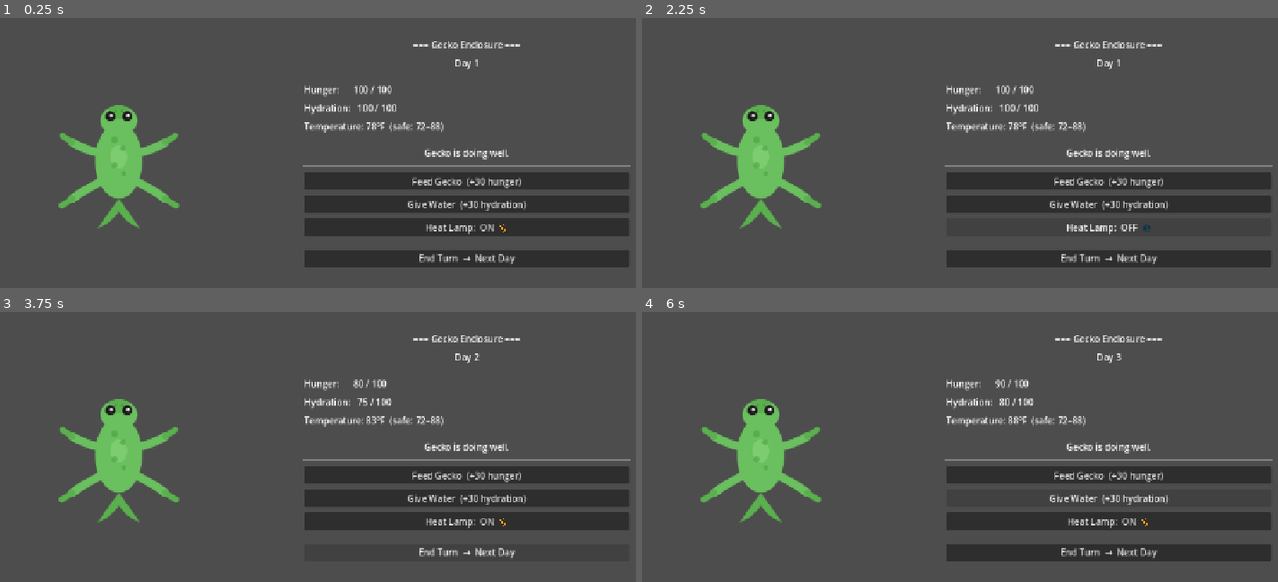
Above: before the commit, frames 1-4 (two rows, left to right).
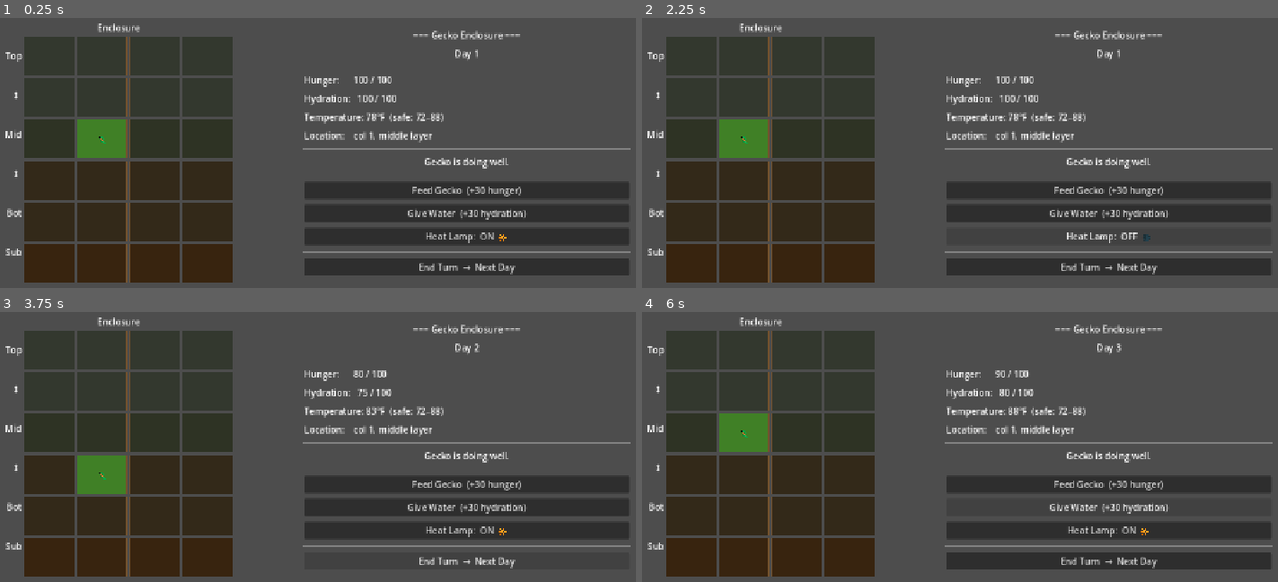
Above: after the commit, the same moments.

Repository: soapsmith/gecko-enclosure-simulator
Game: Godot game, scene res://scenes/main.tscn
The game is run twice, just before and just after one commit, with the same random seed, the same clock (stepped at 60 frames per second) and the same inputs.
Inputs:
- Up to frame 1 (0.25 s): no input
- Up to frame 2 (2.25 s): click "Feed Gecko (+30 hunger)" at 0.5 s; click "Give Water (+30 hydration)" at 1.25 s; click "Heat Lamp: ON 🔆" at 2 s
- Up to frame 3 (3.75 s): click "Heat Lamp: OFF 🌑" at 2.75 s; click "End Turn → Next Day" at 3.5 s
- Up to frame 4 (6 s): click "End Turn → Next Day" at 4.25 s; click "Feed Gecko (+30 hunger)" at 5 s; click "Give Water (+30 hydration)" at 5.75 s

The runs differ from the first frame. In frame 1, 42% of the frame differs, in the area x 0-100%, y 1-99%; in frame 2, 40%; in frame 3, 39%; in frame 4, 40%.

Commit message:
Add 4x6 enclosure grid with gecko movement
Replace static gecko image with a live tile map. Gecko shown as emoji
on a green-highlighted tile, wanders one step each turn. Row labels
show Top/Mid/Bot/Sub layers. Location stat tracks which layer gecko
is currently in.

Co-Authored-By: Claude Sonnet 4.6 <noreply@anthropic.com>

Diff:
--- a/scripts/Main.gd
+++ b/scripts/Main.gd
@@ -3,28 +3,43 @@
 # --- Game State ---
 var hunger: int     = 100
 var hydration: int  = 100
-var temperature: int = 78   # Fahrenheit; safe range is 72–88
+var temperature: int = 78
 var lamp_on: bool   = true
 var day: int        = 1
 var alive: bool     = true
 
-const TEMP_MIN: int = 65   # below this = death
-const TEMP_MAX: int = 95   # above this = death
+# Gecko position on the 4-wide x 6-tall grid
+# Row 0 = top (warm, bright)   Row 5 = substrate (cool, dark)
+var gecko_x: int = 1
+var gecko_y: int = 2
+
+const GRID_COLS: int = 4
+const GRID_ROWS: int = 6
+
+const TEMP_MIN: int      = 65
+const TEMP_MAX: int      = 95
 const TEMP_SAFE_LOW: int  = 72
 const TEMP_SAFE_HIGH: int = 88
 
-# --- UI Nodes (created in _ready) ---
+# Row labels shown to the left of the grid
+const ROW_LABELS: Array = ["Top", "  ↕ ", "Mid", "  ↕ ", "Bot", "Sub"]
+
+# --- UI Nodes ---
 var day_label: Label
 var hunger_label: Label
 var hydration_label: Label
 var temperature_label: Label
+var position_label: Label
 var status_label: Label
 var feed_button: Button
 var water_button: Button
 var lamp_button: Button
 var end_turn_button: Button
 var restart_button: Button
-var gecko_image: TextureRect
+
+# One PanelContainer and one Label per tile, stored flat: index = y * GRID_COLS + x
+var tile_panels: Array = []
+var tile_labels: Array = []
 
 
 func _ready() -> void:
@@ -45,20 +60,60 @@
 	hbox.add_theme_constant_override("separation", 40)
 	root.add_child(hbox)
 
-	# --- Left column: gecko image ---
+	# ── Left column: grid ──────────────────────────────────────────
 	var left = VBoxContainer.new()
 	left.alignment = BoxContainer.ALIGNMENT_CENTER
 	left.size_flags_horizontal = Control.SIZE_EXPAND_FILL
 	hbox.add_child(left)
 
-	gecko_image = TextureRect.new()
-	gecko_image.texture = load("res://assets/gecko.svg")
-	gecko_image.custom_minimum_size = Vector2(300, 300)
-	gecko_image.stretch_mode = TextureRect.STRETCH_KEEP_ASPECT_CENTERED
-	gecko_image.size_flags_horizontal = Control.SIZE_SHRINK_CENTER
-	left.add_child(gecko_image)
-
-	# --- Right column: stats + buttons ---
+	var grid_title = Label.new()
+	grid_title.text = "Enclosure"
+	grid_title.horizontal_alignment = HORIZONTAL_ALIGNMENT_CENTER
+	left.add_child(grid_title)
+
+	# Row-label + grid side by side
+	var grid_row = HBoxContainer.new()
+	grid_row.alignment = BoxContainer.ALIGNMENT_CENTER
+	grid_row.add_theme_constant_override("separation", 4)
+	left.add_child(grid_row)
+
+	# Narrow column of row labels
+	var row_label_col = VBoxContainer.new()
+	row_label_col.add_theme_constant_override("separation", 0)
+	grid_row.add_child(row_label_col)
+
+	for row_name in ROW_LABELS:
+		var lbl = Label.new()
+		lbl.text = row_name
+		lbl.custom_minimum_size = Vector2(30, 70)
+		lbl.vertical_alignment = VERTICAL_ALIGNMENT_CENTER
+		lbl.horizontal_alignment = HORIZONTAL_ALIGNMENT_RIGHT
+		row_label_col.add_child(lbl)
+
+	# The actual tile grid
+	var grid = GridContainer.new()
+	grid.columns = GRID_COLS
+	grid_row.add_child(grid)
+
+	tile_panels.resize(GRID_COLS * GRID_ROWS)
+	tile_labels.resize(GRID_COLS * GRID_ROWS)
+
+	for y in range(GRID_ROWS):
+		for x in range(GRID_COLS):
+			var panel = PanelContainer.new()
+			panel.custom_minimum_size = Vector2(90, 70)
+
+			var lbl = Label.new()
+			lbl.horizontal_alignment = HORIZONTAL_ALIGNMENT_CENTER
+			lbl.vertical_alignment   = VERTICAL_ALIGNMENT_CENTER
+			panel.add_child(lbl)
+			grid.add_child(panel)
+
+			var idx = y * GRID_COLS + x
+			tile_panels[idx] = panel
+			tile_labels[idx] = lbl
+
+	# ── Right column: stats + buttons ─────────────────────────────
 	var right = VBoxContainer.new()
 	right.alignment = BoxContainer.ALIGNMENT_CENTER
 	right.size_flags_horizontal = Control.SIZE_EXPAND_FILL
@@ -76,14 +131,10 @@
 
 	right.add_child(HSeparator.new())
 
-	hunger_label = Label.new()
-	right.add_child(hunger_label)
-
-	hydration_label = Label.new()
-	right.add_child(hydration_label)
-
-	temperature_label = Label.new()
-	right.add_child(temperature_label)
+	hunger_label      = Label.new(); right.add_child(hunger_label)
+	hydration_label   = Label.new(); right.add_child(hydration_label)
+	temperature_label = Label.new(); right.add_child(temperature_label)
+	position_label    = Label.new(); right.add_child(position_label)
 
 	right.add_child(HSeparator.new())
 
@@ -125,44 +176,33 @@
 # --- Button Handlers ---
 
 func _on_feed_pressed() -> void:
-	if not alive:
-		return
+	if not alive: return
 	hunger = min(100, hunger + 30)
 	_update_display()
 
-
 func _on_water_pressed() -> void:
-	if not alive:
-		return
+	if not alive: return
 	hydration = min(100, hydration + 30)
 	_update_display()
 
-
 func _on_lamp_pressed() -> void:
-	if not alive:
-		return
+	if not alive: return
 	lamp_on = not lamp_on
 	_update_display()
 
-
 func _on_end_turn_pressed() -> void:
-	if not alive:
-		return
+	if not alive: return
 	day       += 1
 	hunger     = max(0, hunger    - 20)
 	hydration  = max(0, hydration - 25)
-
-	# Temperature drifts based on lamp
 	if lamp_on:
 		temperature = min(TEMP_MAX, temperature + 5)
 	else:
 		temperature = max(TEMP_MIN, temperature - 5)
-
+	_move_gecko()
 	if hunger == 0 or hydration == 0 or temperature <= TEMP_MIN or temperature >= TEMP_MAX:
 		alive = false
-
-	_update_display()
-
+	_update_display()
 
 func _on_restart_pressed() -> void:
 	hunger      = 100
@@ -171,18 +211,73 @@
 	lamp_on     = true
 	day         = 1
 	alive       = true
-	_update_display()
-
-
-# --- Refresh the screen ---
+	gecko_x     = 1
+	gecko_y     = 2
+	_update_display()
+
+
+# --- Gecko Movement ---
+
+func _move_gecko() -> void:
+	# Try a random adjacent tile (up/down/left/right); skip if out of bounds
+	var dirs = [Vector2i(-1,0), Vector2i(1,0), Vector2i(0,-1), Vector2i(0,1)]
+	dirs.shuffle()
+	for d in dirs:
+		var nx = gecko_x + d.x
+		var ny = gecko_y + d.y
+		if nx >= 0 and nx < GRID_COLS and ny >= 0 and ny < GRID_ROWS:
+			gecko_x = nx
+			gecko_y = ny
+			break
+
+
+# --- Tile coloring ---
+
+func _tile_color(x: int, y: int) -> Color:
+	if x == gecko_x and y == gecko_y:
+		return Color(0.25, 0.50, 0.15)   # green highlight for gecko
+	if y == GRID_ROWS - 1:
+		return Color(0.22, 0.14, 0.06)   # substrate row (darkest brown)
+	if y >= GRID_ROWS - 3:
+		return Color(0.20, 0.16, 0.10)   # bottom layer (dark)
+	if y >= 2:
+		return Color(0.18, 0.20, 0.14)   # middle layer
+	return Color(0.20, 0.22, 0.18)       # top layer (slightly lighter)
+
+
+func _make_stylebox(color: Color) -> StyleBoxFlat:
+	var s = StyleBoxFlat.new()
+	s.bg_color = color
+	s.set_border_width_all(1)
+	s.border_color = Color(0.45, 0.32, 0.18)
+	return s
+
+
+# --- Refresh everything ---
 
 func _update_display() -> void:
+	# Grid
+	for y in range(GRID_ROWS):
+		for x in range(GRID_COLS):
+			var idx = y * GRID_COLS + x
+			tile_panels[idx].add_theme_stylebox_override("panel", _make_stylebox(_tile_color(x, y)))
+			tile_labels[idx].text = "🦎" if (x == gecko_x and y == gecko_y) else ""
+
+	# Stats
 	day_label.text        = "Day %d" % day
 	hunger_label.text     = "Hunger:      %d / 100" % hunger
 	hydration_label.text  = "Hydration:   %d / 100" % hydration
 	temperature_label.text = "Temperature: %d°F  (safe: %d–%d)" % [temperature, TEMP_SAFE_LOW, TEMP_SAFE_HIGH]
 	lamp_button.text      = "Heat Lamp:  %s" % ("ON  🔆" if lamp_on else "OFF  🌑")
 
+	var layer: String
+	if gecko_y <= 1:   layer = "top layer"
+	elif gecko_y <= 3: layer = "middle layer"
+	elif gecko_y == 4: layer = "bottom layer"
+	else:              layer = "substrate"
+	position_label.text = "Location:    col %d, %s" % [gecko_x, layer]
+
+	# Warnings
 	var warnings: Array = []
 	if hunger      < 30: warnings.append("hungry")
 	if hydration   < 30: warnings.append("thirsty")
@@ -196,13 +291,10 @@
 		lamp_button.disabled     = true
 		end_turn_button.disabled = true
 		restart_button.show()
-		gecko_image.modulate     = Color(0.4, 0.4, 0.4)
 	elif warnings.size() > 0:
-		status_label.text    = "Warning: gecko is %s!" % ", ".join(warnings)
-		gecko_image.modulate = Color(1, 0.7, 0.3)
+		status_label.text = "Warning: gecko is %s!" % ", ".join(warnings)
 	else:
 		status_label.text        = "Gecko is doing well."
-		gecko_image.modulate     = Color(1, 1, 1)
 		feed_button.disabled     = false
 		water_button.disabled    = false
 		lamp_button.disabled     = false
